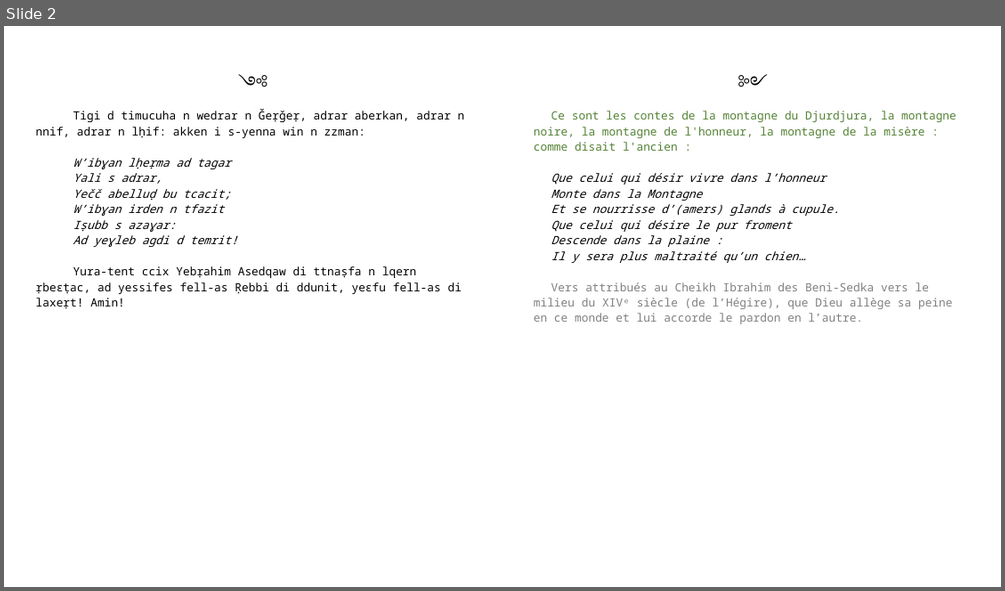
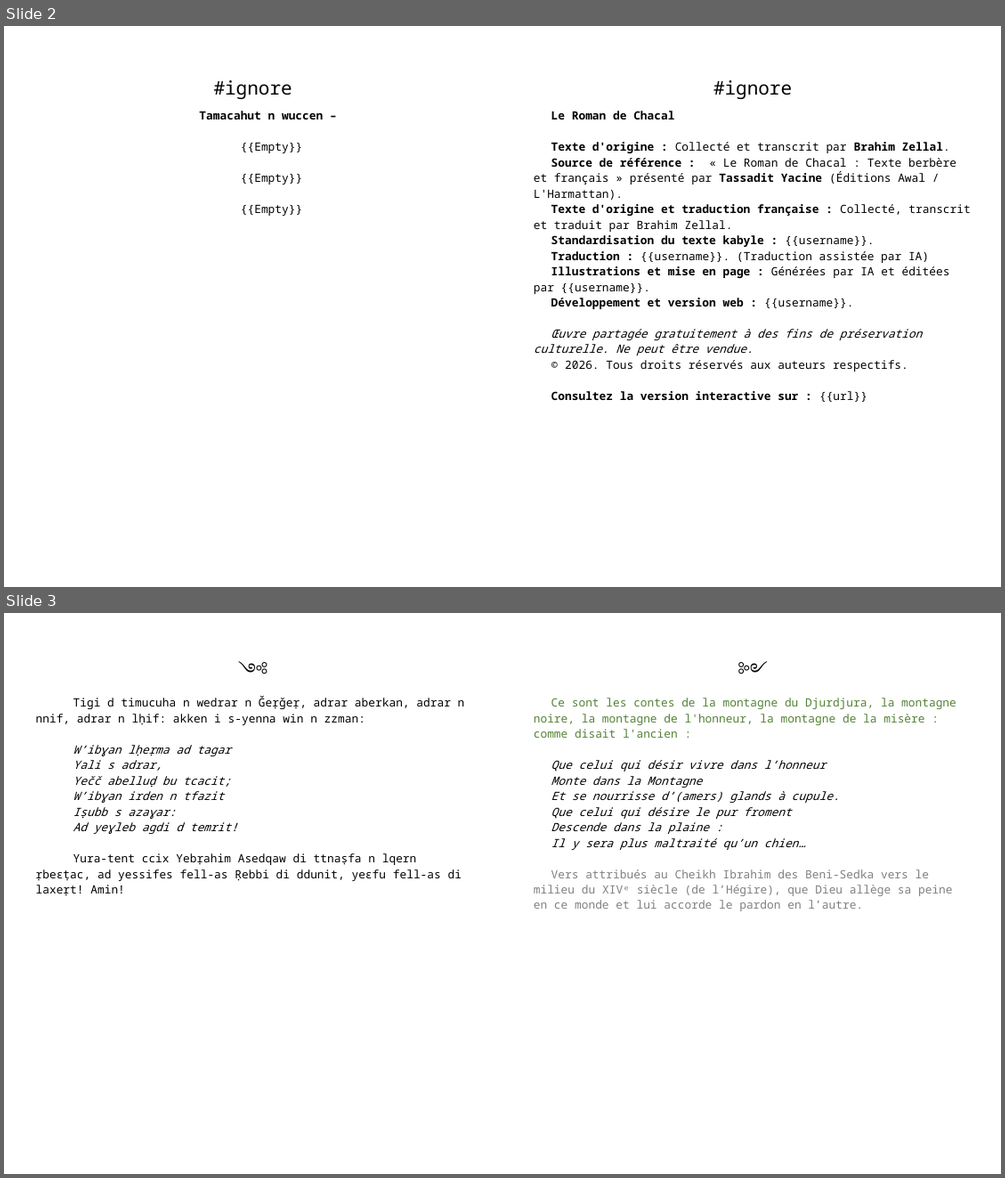
Before and after one commit to sferhah/tamacahut_n_wuccen, a slide deck: Uccen.ConsoleApp/Resources/pptx/uccen.pptx. Shown one above the other, each under a label of ours: slide 2 before the commit, slides 2 and 3 after it. The pictures are 1005x591 and 1005x1178 pixels, drawn with LibreOffice and Linux fonts; fonts in the diff are those of the drawing. Boxes give left, top, right and bottom in pixels: in the first picture for what was removed or moved away, otherwise in the second. Text is boxed around its words. In the diff, an @@ line names an element or a change of style, - is before the commit and + after.

```diff
--- a/Uccen.ConsoleApp/Resources/pptx/uccen.pptx
+++ b/Uccen.ConsoleApp/Resources/pptx/uccen.pptx
@@ slide 2 added at bbox=[4, 26, 1001, 587], background #FFFFFF @@
@@ table added at bbox=[28, 38, 979, 566], 3 rows, 3 columns @@
+ |  | 
+#ignore |  | #ignore
+Tamacahut n wuccen – / {{Empty}} / {{Empty}} / {{Empty}} |  | Le Roman de Chacal / Texte d'origine : Collecté et transcrit par Brahim Zellal. / Source de référence : « Le Roman de Chacal : Texte berbère et français » présenté par Tassadit Yacine (Éditions Awal / L'Harmattan). / Texte d'origine et traduction française : Collecté, transcrit et traduit par Brahim Zellal. / Standardisation du texte kabyle : {{username}}. / Traduction : {{username}}. (Traduction assistée par IA) / Illustrations et mise en page : Générées par IA et éditées par {{username}}. / Développement et version web : {{username}}. / Œuvre partagée gratuitement à des fins de préservation culturelle. Ne peut être vendue. / © 2026. Tous droits réservés aux auteurs respectifs. / Consultez la version interactive sur : {{url}}
@@ what was slide 2 is now slide 3 @@
```
Also in this commit, not shown: 3 other files.
